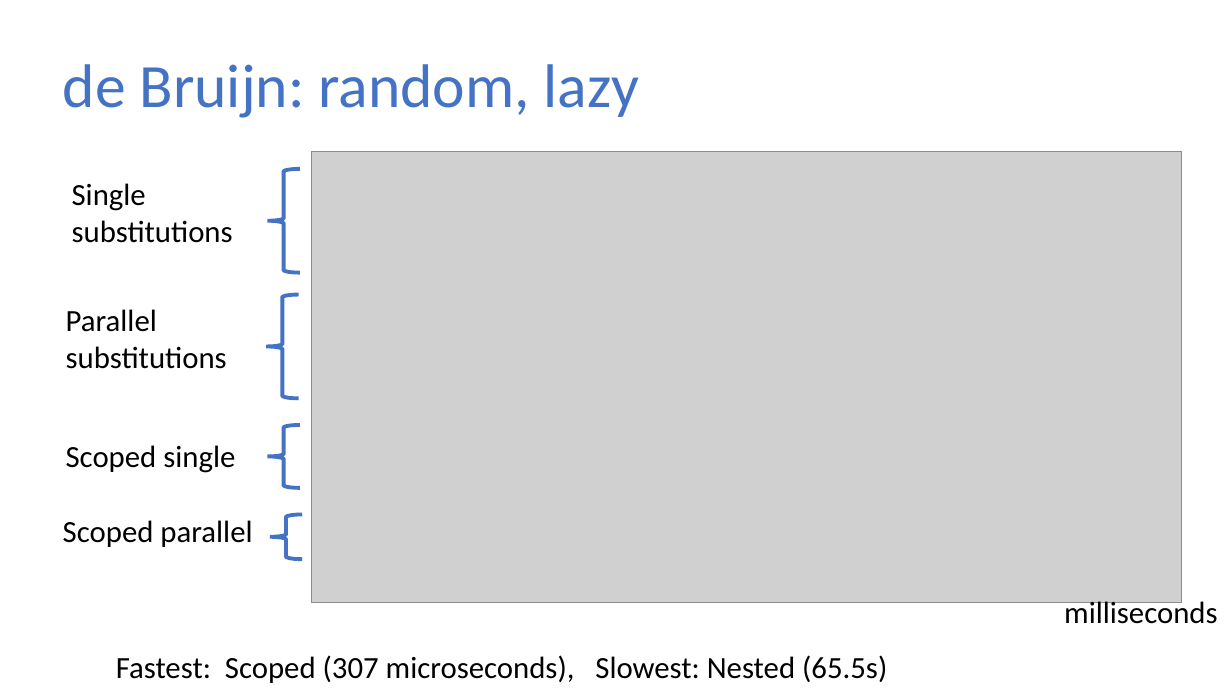
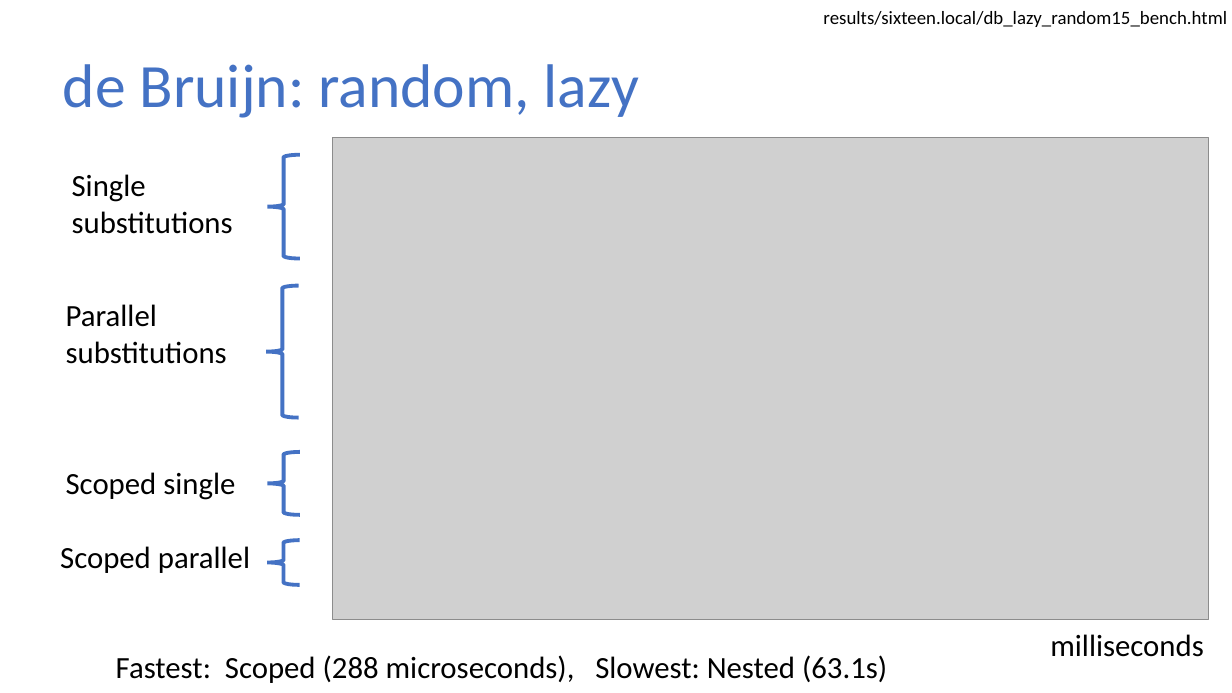
Before and after one commit to sweirich/lambda-n-ways, a slide deck: slide 28 of plclub-2021.pptx (slide 30 before the commit). Drawn at 1232x693 pixels with LibreOffice and Linux fonts; fonts in the diff are those of the drawing; grey boxes stand for pictures. Boxes give left, top, right and bottom in pixels: in the first picture for what was removed or moved away, otherwise in the second. Text is boxed around its words. In the diff, an @@ line names an element or a change of style, - is before the commit and + after.

```diff
--- a/plclub-2021.pptx
+++ b/plclub-2021.pptx
@@ text added at bbox=[823, 11, 1227, 27], 11 pt, text #000000 @@
+results/sixteen.local/db_lazy_random15_bench.html
@@ picture: place and size @@
-picture at bbox=[312, 152, 1181, 602]
+picture at bbox=[333, 137, 1209, 618]
@@ text "Single substitutions": place and size @@
-text "Single substitutions" at bbox=[72, 183, 233, 243]
+text "Single substitutions" at bbox=[72, 174, 233, 234]
@@ left brace: place and size @@
-left brace at bbox=[267, 169, 299, 272]
+left brace at bbox=[267, 155, 299, 259]
@@ text "Parallel substitutions": place and size @@
-text "Parallel substitutions" at bbox=[66, 309, 227, 369]
+text "Parallel substitutions" at bbox=[66, 304, 227, 364]
@@ left brace: place and size @@
-left brace at bbox=[266, 294, 298, 398]
+left brace at bbox=[266, 286, 298, 418]
@@ text "Scoped single": place and size @@
-text "Scoped single" at bbox=[66, 445, 235, 473]
+text "Scoped single" at bbox=[66, 472, 235, 500]
@@ left brace: place and size @@
-left brace at bbox=[267, 425, 299, 488]
+left brace at bbox=[267, 452, 299, 515]
@@ text "Scoped parallel": place and size @@
-text "Scoped parallel" at bbox=[63, 520, 252, 547]
+text "Scoped parallel" at bbox=[60, 546, 250, 573]
@@ left brace: place and size @@
-left brace at bbox=[270, 515, 302, 559]
+left brace at bbox=[267, 540, 299, 584]
@@ text "milliseconds": place and size @@
-text "milliseconds" at bbox=[1064, 598, 1217, 624]
+text "milliseconds" at bbox=[1050, 634, 1203, 657]
@@ text at bbox=[116, 655, 887, 683]: text changed @@
-Fastest: Scoped (307 microseconds), Slowest: Nested (65.5s)
+Fastest: Scoped (288 microseconds), Slowest: Nested (63.1s)
```
Also in this commit, not shown: 16 other slides changed, 3 slides added, 13 slides removed, 34 other files.
